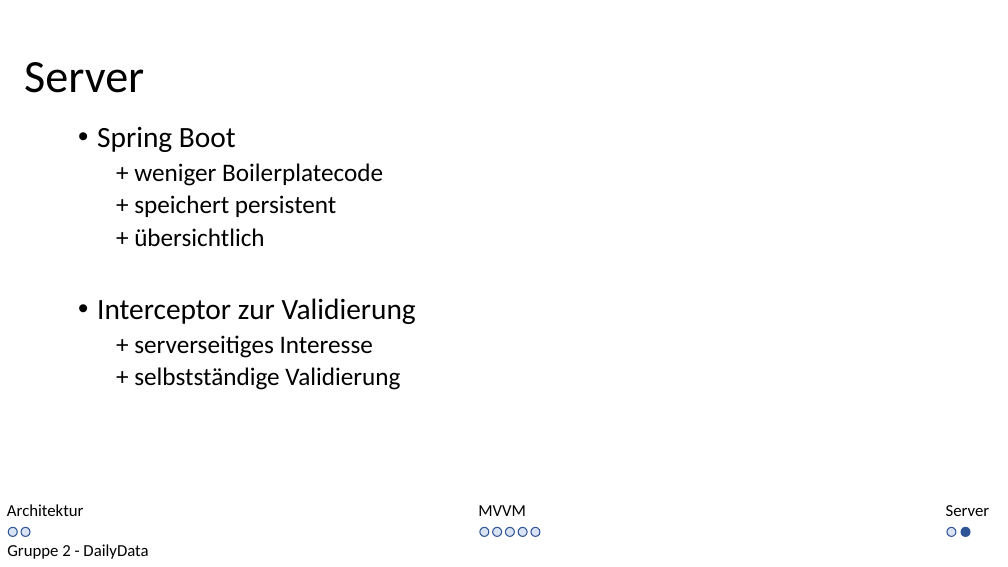
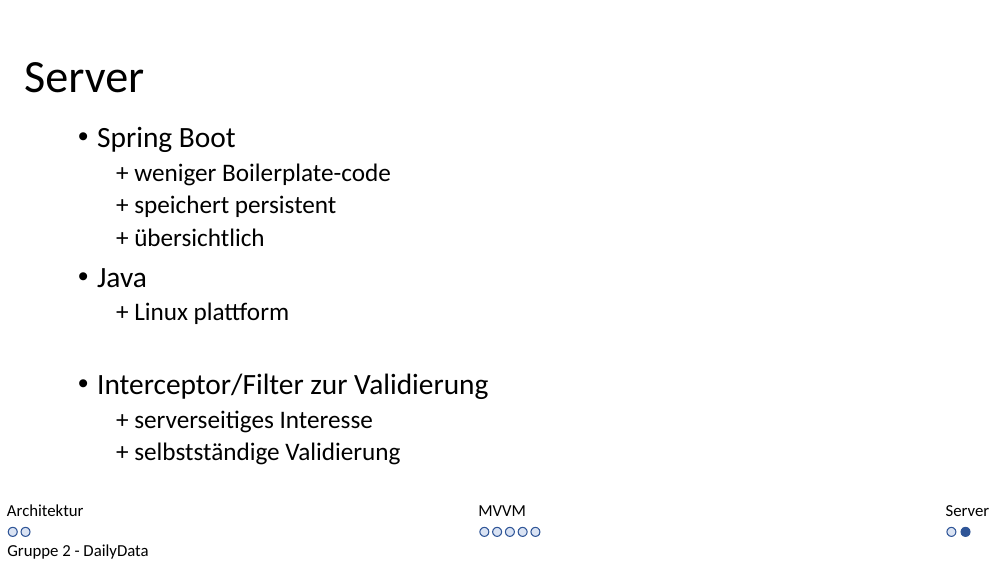
Before and after one commit to kittyahy/PSEAppGruppe2, a slide deck: slide 12 of Praesentationen/02-Entwurfsphase/Entwurf Präsentation.pptx. Drawn at 1008x567 pixels with LibreOffice and Linux fonts; fonts in the diff are those of the drawing. Boxes give left, top, right and bottom in pixels: in the first picture for what was removed or moved away, otherwise in the second. Text is boxed around its words. In the diff, an @@ line names an element or a change of style, - is before the commit and + after.

Commit message:
Powerpoit server verbessert

```diff
--- a/Praesentationen/02-Entwurfsphase/Entwurf Präsentation.pptx
+++ b/Praesentationen/02-Entwurfsphase/Entwurf Präsentation.pptx
@@ text at (134, 163, 391, 186): text changed @@
-  + weniger Boilerplatecode
+  + weniger Boilerplate-code
@@ text at (97, 268, 488, 399): text changed @@
-• Interceptor zur Validierung
+• Java
+  + Linux plattform
+• Interceptor/Filter zur Validierung
```
Also in this commit, not shown: 1 other file.
